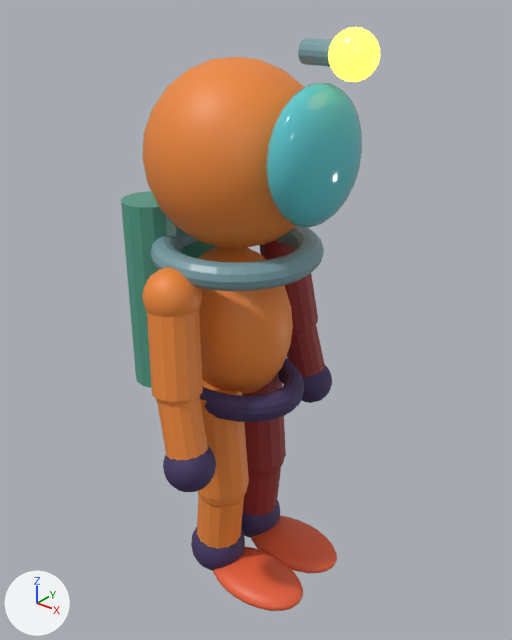
Renders of the Blender file art/source/blender/plongeur.blend from each side of a commit.
Before and after are seen from a 50 mm camera at (1.5, -1.75, 1.14) aimed at (0.08, 0.03, 0.03). The lights are fixed; the arrows at lower left show +X, +Y and +Z. The picture after the commit comes second.

Objects in the first picture: 'Plongeur'.
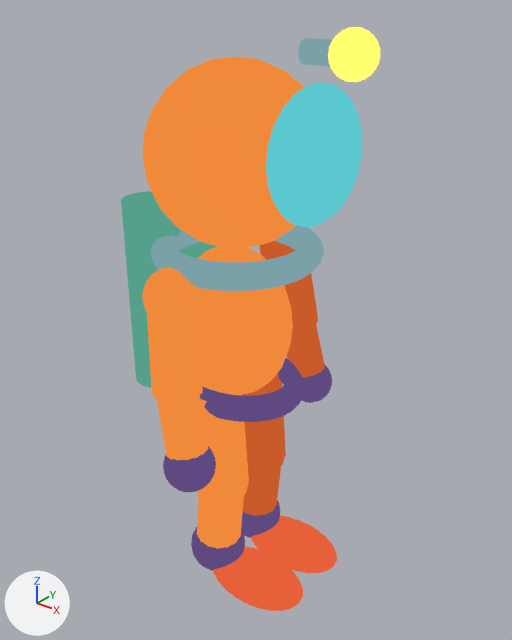
What differs and where, as boxes [x1, y1, x2, y2] in the pictures (512 x 640 px):
'Plongeur', recoloured (lighter)
    both: [121, 27, 380, 611]

What changed in the scene script:
```text
Change mat_combinaison:
    remove # nodes: BsdfPrincipled, OutputMaterial
    remove # colours: orange #f08a3a
    nodes: Emission, OutputMaterial, ValToRGB
    colours: dark red #5a2440, orange #c95a2a, orange #f08a3a, orange #ffc070
Change mat_hublot_verre:
    remove # nodes: BsdfPrincipled, OutputMaterial
    remove # colours: cyan #5cc8d0
    nodes: Emission, OutputMaterial, ValToRGB
    colours: dark blue #1a5a7a, cyan #2a8aa0, cyan #5cc8d0, cyan #9af0ea
Change mat_metal:
    remove # nodes: BsdfPrincipled, OutputMaterial
    remove # colours: cyan #7aa0a8
    nodes: Emission, OutputMaterial, ValToRGB
    colours: dark blue #2e4a66, blue #4a7088, cyan #7aa0a8, pale blue #b0d0cc
Change mat_bouteilles:
    remove # nodes: BsdfPrincipled, OutputMaterial
    remove # colours: green #54a08a
    nodes: Emission, OutputMaterial, ValToRGB
    colours: dark cyan #1f5258, dark cyan #2f7a72, green #54a08a, green #8ac8a0
Change mat_caoutchouc:
    remove # nodes: BsdfPrincipled, OutputMaterial
    remove # colours: dark purple #433462
    nodes: Emission, OutputMaterial, ValToRGB
    colours: dark purple #2b2140, dark purple #433462, purple #5e4a80, purple #9a6f7e
Change mat_palmes:
    remove # nodes: BsdfPrincipled, OutputMaterial
    remove # colours: orange #e6603a
    nodes: Emission, OutputMaterial, ValToRGB
    colours: dark red #7a1f3a, red #b8342e, orange #e6603a, orange #ff9a5a
Change mat_combinaison_ombre:
    remove # nodes: BsdfPrincipled, OutputMaterial
    remove # colours: red #8f2f2e
    nodes: Emission, OutputMaterial, ValToRGB
    colours: dark red #5a2440, red #8f2f2e, orange #c95a2a, orange #f08a3a
```
